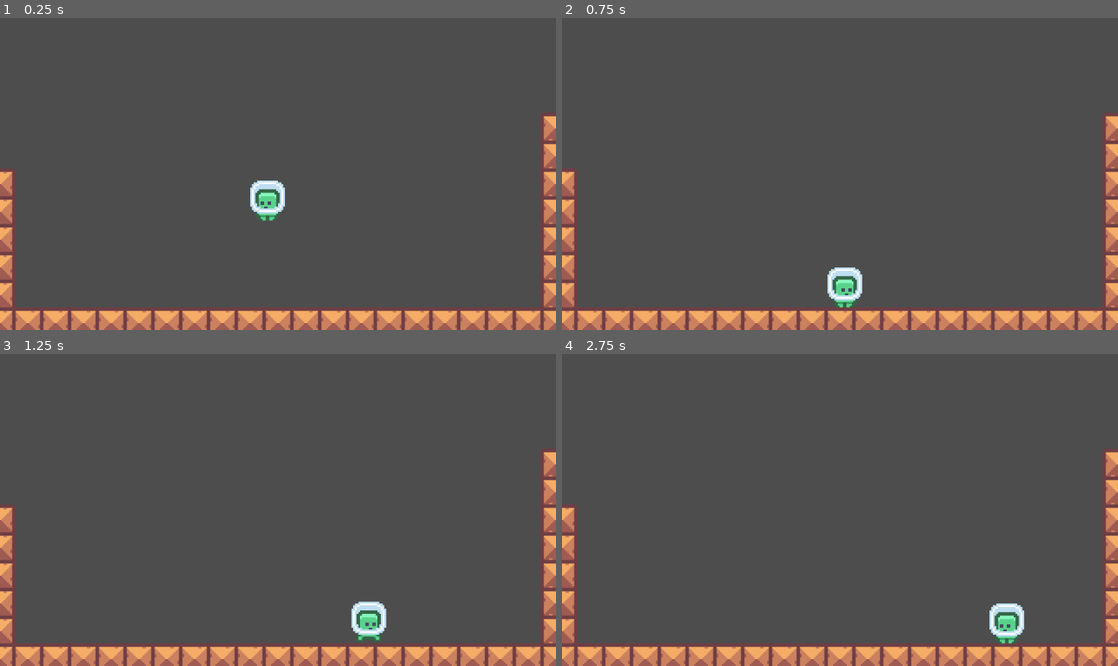
Above: before the commit, frames 1-4 (two rows, left to right).
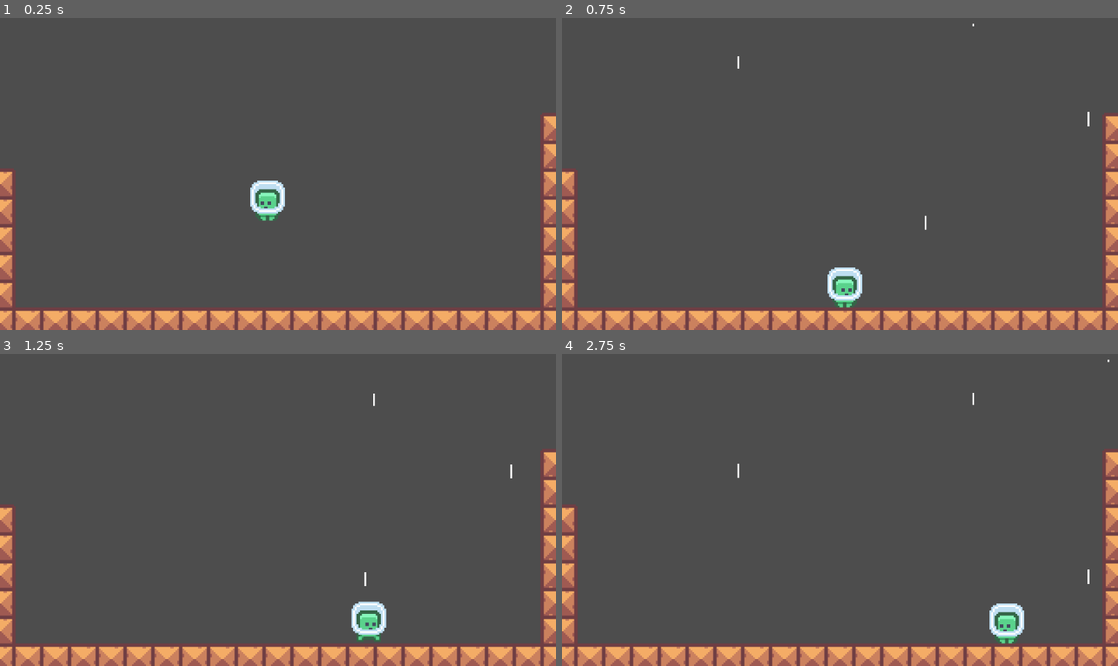
Above: after the commit, the same moments.

Repository: fraagle/Simple-Game-Godot
Game: Godot game, scene res://game.tscn
Same seed, same stepped clock (60 frames per second), same inputs: the game is played once before the commit and once after it.
Inputs:
- Up to frame 1 (0.25 s): no input
- Up to frame 2 (0.75 s): hold D (right) from 0.53 s (still down)
- Up to frame 3 (1.25 s): keep holding D (right)
- Up to frame 4 (2.75 s): release D (right) at 2.03 s; hold A (left) from 2.03 s (still down)

Frame 1 is identical in both runs. In frame 2, less than 0.1% of the frame differs, in the area x 31-95%, y 1-68%; in frame 3, less than 0.1%; in frame 4, less than 0.1%.

Commit message:
added particle effects

Diff:
--- a/game.tscn
+++ b/game.tscn
@@ -1,7 +1,12 @@
-[gd_scene load_steps=3 format=3 uid="uid://dbfe3pen1hdko"]
+[gd_scene load_steps=4 format=3 uid="uid://dbfe3pen1hdko"]
 
 [ext_resource type="PackedScene" uid="uid://docdjdht5h1b8" path="res://player.tscn" id="1_e2o6t"]
 [ext_resource type="PackedScene" uid="uid://b5b3qrrcbmd41" path="res://block.tscn" id="3_feb5d"]
+
+[sub_resource type="Curve" id="Curve_e2o6t"]
+_limits = [0.0, 30.0, 0.0, 1.0]
+_data = [Vector2(0, 0), 0.0, 0.0, 0, 0, Vector2(0.195205, 8.13304), 0.0, 0.0, 0, 0]
+point_count = 2
 
 [node name="Game" type="Node2D"]
 
@@ -110,3 +115,15 @@
 
 [node name="Block6" parent="Blocks" instance=ExtResource("3_feb5d")]
 position = Vector2(128, 176)
+
+[node name="CPUParticles2D" type="CPUParticles2D" parent="."]
+position = Vector2(160, 1)
+amount = 10
+emission_shape = 3
+emission_rect_extents = Vector2(250, 1)
+direction = Vector2(1, 2)
+spread = 88.69
+gravity = Vector2(0, 2000)
+split_scale = true
+scale_curve_x = null
+scale_curve_y = SubResource("Curve_e2o6t")
